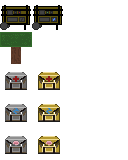
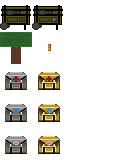
Layers edited between the first and the second 128×160 image:
renamed "Layer" to "Pasted Layer", painted on it over [47, 44, 53, 52]
